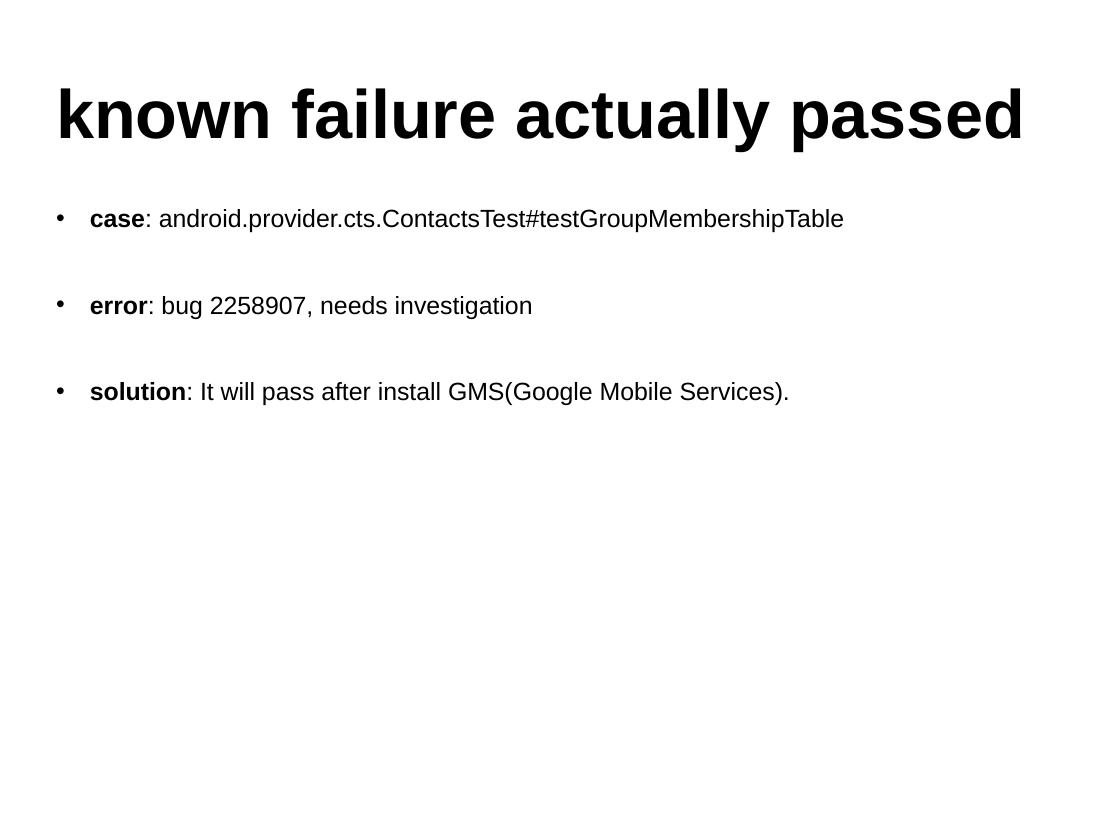
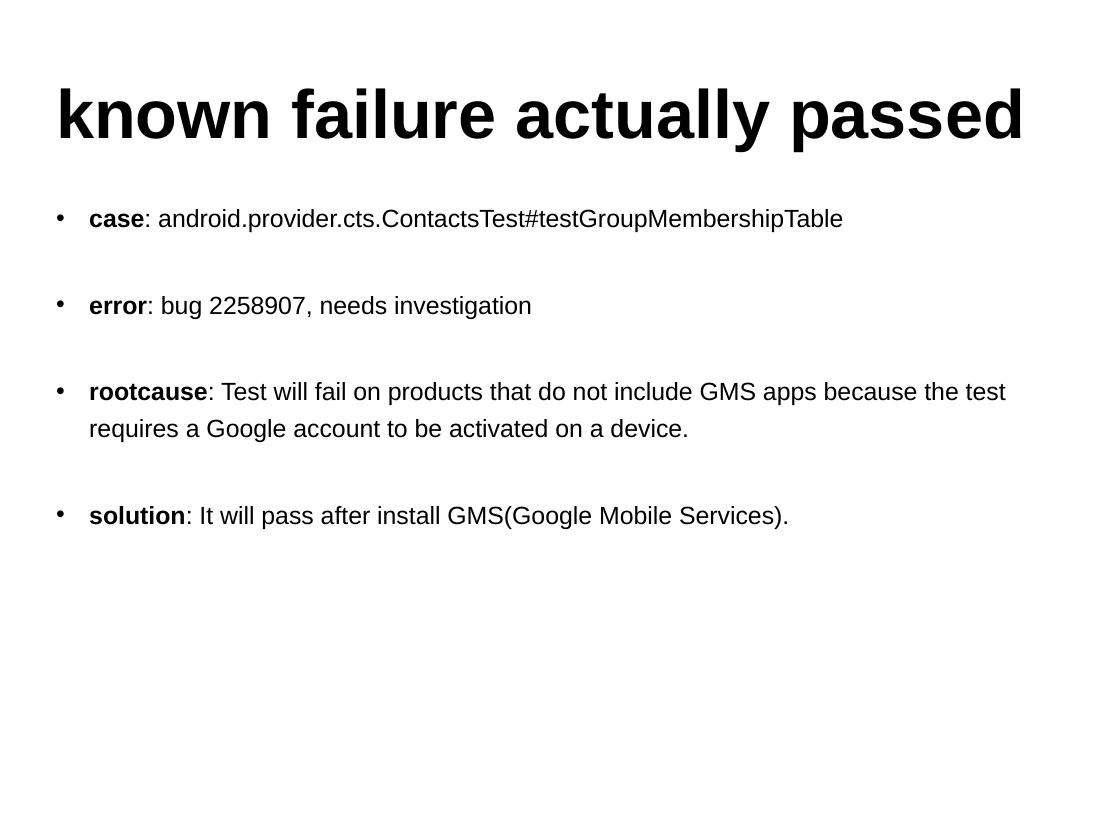
Before and after one commit to widerules/system-information, a slide deck: slide 50 of cts/CTS-training.ppt (slide 48 before the commit). Drawn at 1120x840 pixels with LibreOffice and Linux fonts; fonts in the diff are those of the drawing; background and template pictures are left out. Boxes give left, top, right and bottom in pixels: in the first picture for what was removed or moved away, otherwise in the second. Text is boxed around its words. In the diff, an @@ line names an element or a change of style, - is before the commit and + after.

```diff
--- a/cts/CTS-training.ppt
+++ b/cts/CTS-training.ppt
@@ text at <box>89,382,1006,442</box>: paragraph added @@
+• rootcause: Test will fail on products that do not include GMS apps because the test requires a Google account to be activated on a device.
```
Also in this commit, not shown: 3 other slides changed, 2 slides added, 2 other files.
